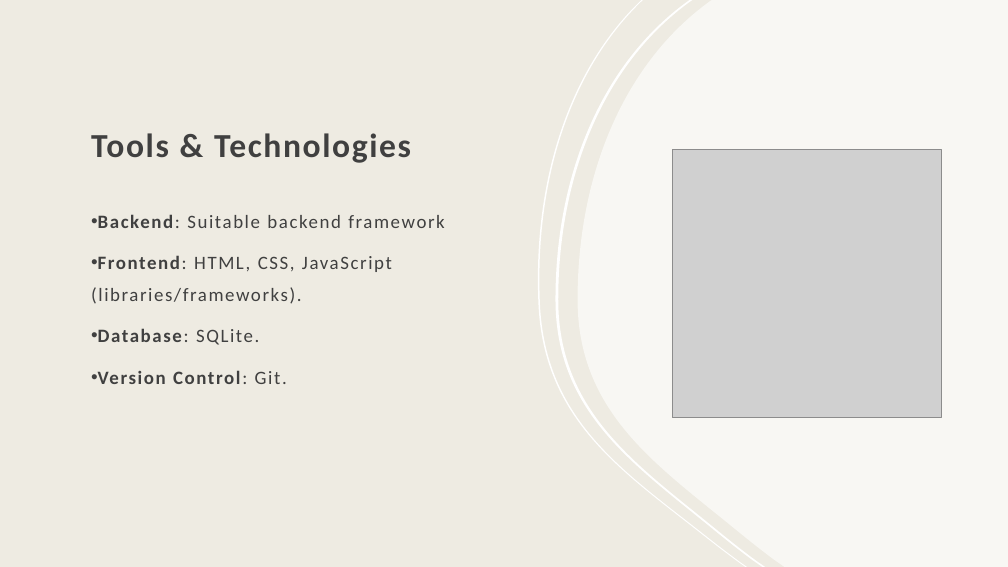
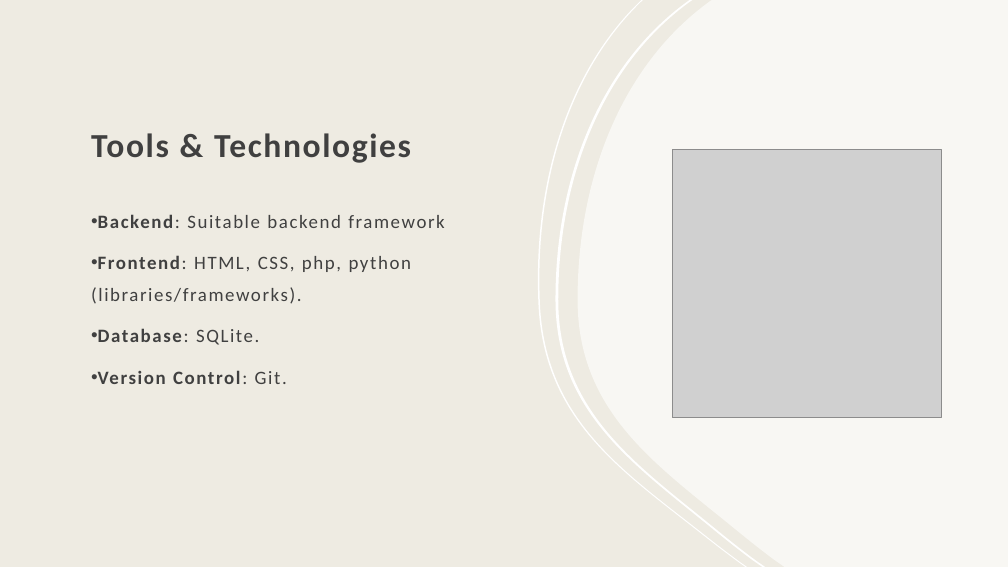
Before and after one commit to mesfin-k/Customer_Account_Transaction_System_CATS, a slide deck: slide 2 of project111.pptx. Drawn at 1008x567 pixels with LibreOffice and Linux fonts; fonts in the diff are those of the drawing; grey boxes stand for pictures. Boxes give left, top, right and bottom in pixels: in the first picture for what was removed or moved away, otherwise in the second. Text is boxed around its words. In the diff, an @@ line names an element or a change of style, - is before the commit and + after.

```diff
--- a/project111.pptx
+++ b/project111.pptx
@@ text at (91,255,411,304): text changed @@
-• Frontend: HTML, CSS, JavaScript (libraries/frameworks).
+• Frontend: HTML, CSS, php, python (libraries/frameworks).
```
Also in this commit, not shown: 4 slides added, 45 other files.
